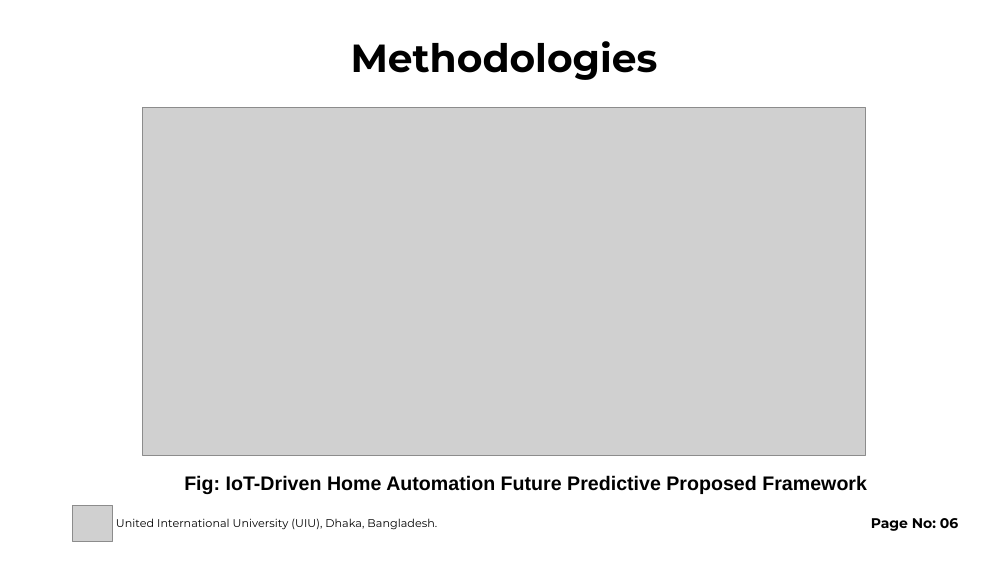
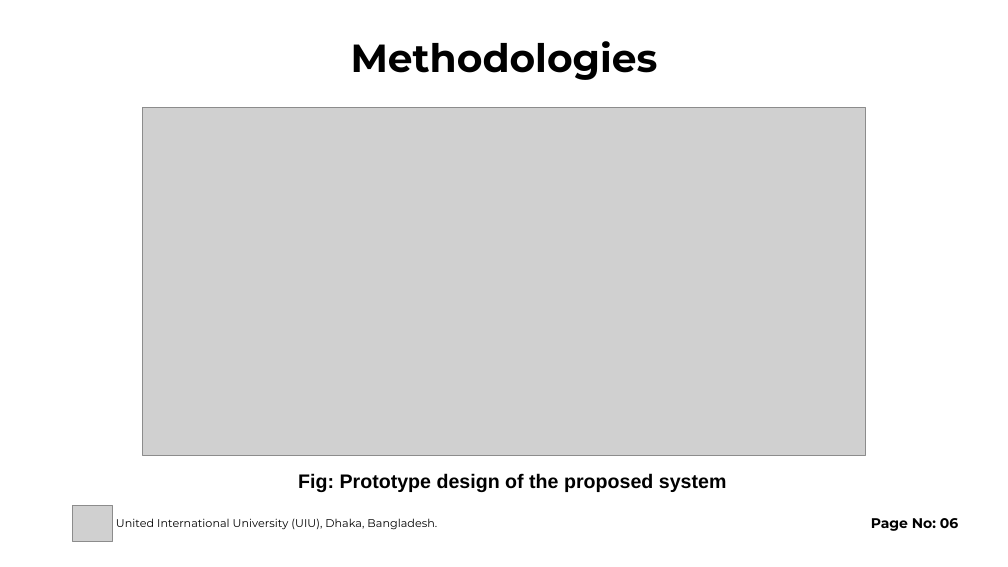
Before and after one commit to rayhanalshorif133/MSCSE-UIU, a slide deck: slide 6 of CSE-6093-RMTW/Mid_exam.pptx. Drawn at 1008x567 pixels with LibreOffice and Linux fonts; fonts in the diff are those of the drawing; grey boxes stand for pictures. Boxes give left, top, right and bottom in pixels: in the first picture for what was removed or moved away, otherwise in the second. Text is boxed around its words. In the diff, an @@ line names an element or a change of style, - is before the commit and + after.

```diff
--- a/CSE-6093-RMTW/Mid_exam.pptx
+++ b/CSE-6093-RMTW/Mid_exam.pptx
@@ text at (x1=298, y1=473, x2=727, y2=492): text changed @@
-Fig: IoT-Driven Home Automation Future Predictive Proposed Framework
+Fig: Prototype design of the proposed system
```
Also in this commit, not shown: 2 other files.
